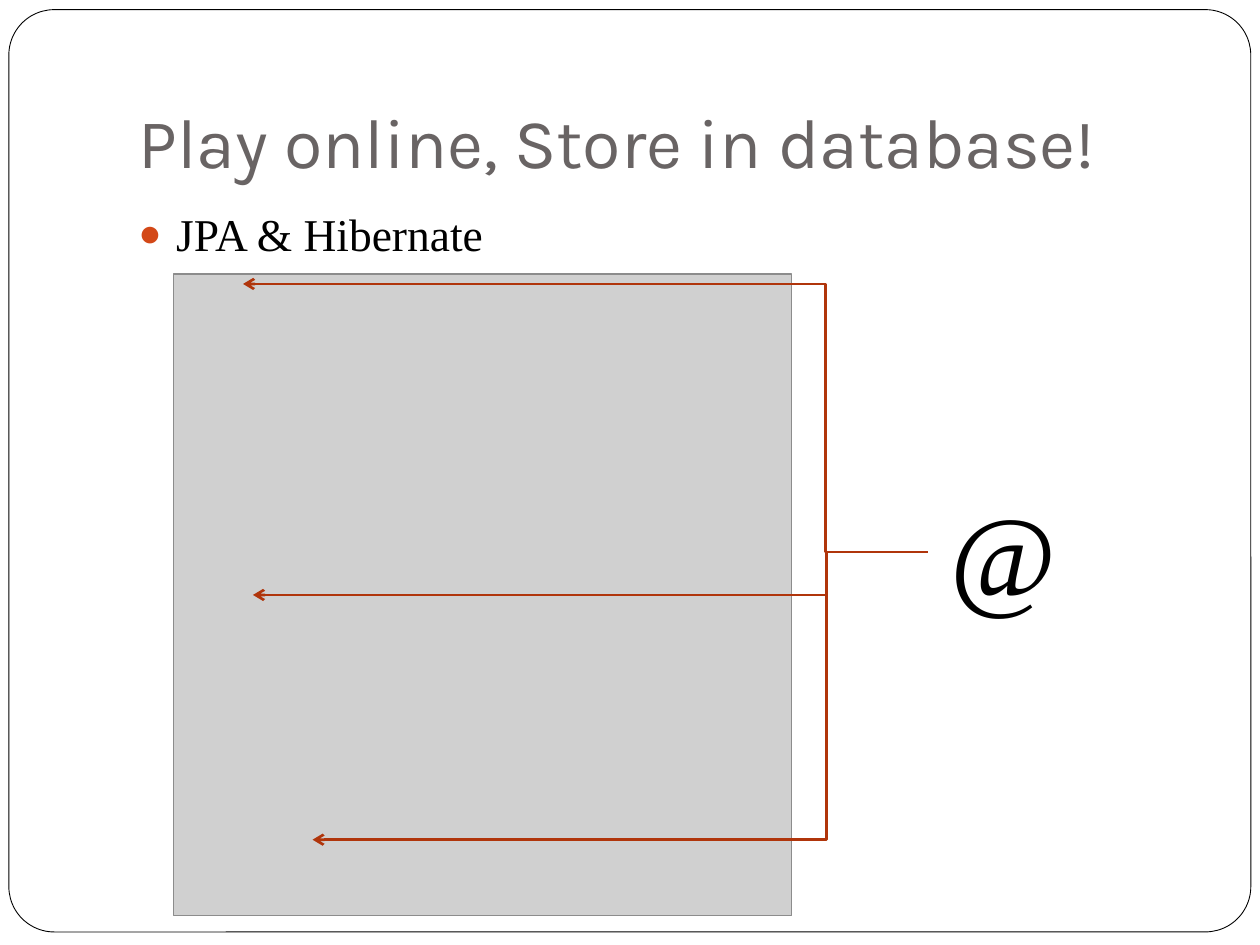
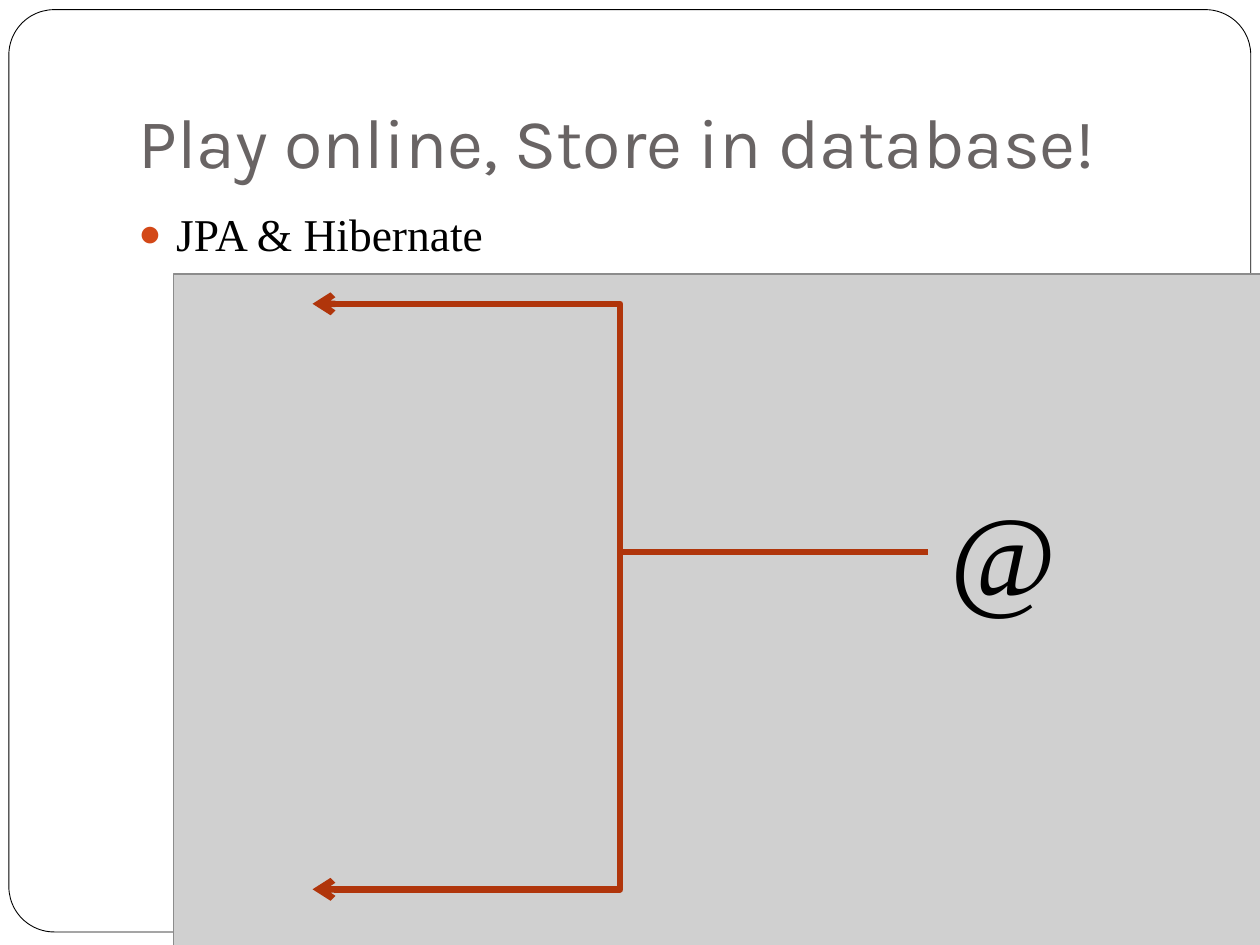
Before and after one commit to MErends/Project_Erends, a slide deck: slide 8 of Reversi.pptx (slide 9 before the commit). Drawn at 1260x945 pixels with LibreOffice and Linux fonts; fonts in the diff are those of the drawing; grey boxes stand for pictures. Boxes give left, top, right and bottom in pixels: in the first picture for what was removed or moved away, otherwise in the second. Text is boxed around its words. In the diff, an @@ line names an element or a change of style, - is before the commit and + after.

Commit message:
Updated presentation

```diff
--- a/Reversi.pptx
+++ b/Reversi.pptx
@@ picture: place and size @@
-picture at (174,275,793,916)
+picture at (174,275,1260,945)
@@ elbow arrow moved from (927, 552) - (243, 284) to (927, 552) - (312, 304) @@
@@ elbow arrow (927, 552) - (312, 304): stroke #B1360B 1.5 pt to #B1360B 3.75 pt @@
@@ elbow arrow moved from (927, 552) - (253, 595) to (927, 552) - (312, 890) @@
@@ elbow arrow (927, 552) - (312, 890): stroke #B1360B 1.5 pt to #B1360B 3.75 pt @@
@@ elbow arrow removed from (927, 552) to (312, 839) @@
```
Also in this commit, not shown: 4 other slides changed, 1 slide added, 1 slide removed, 1 other file.
